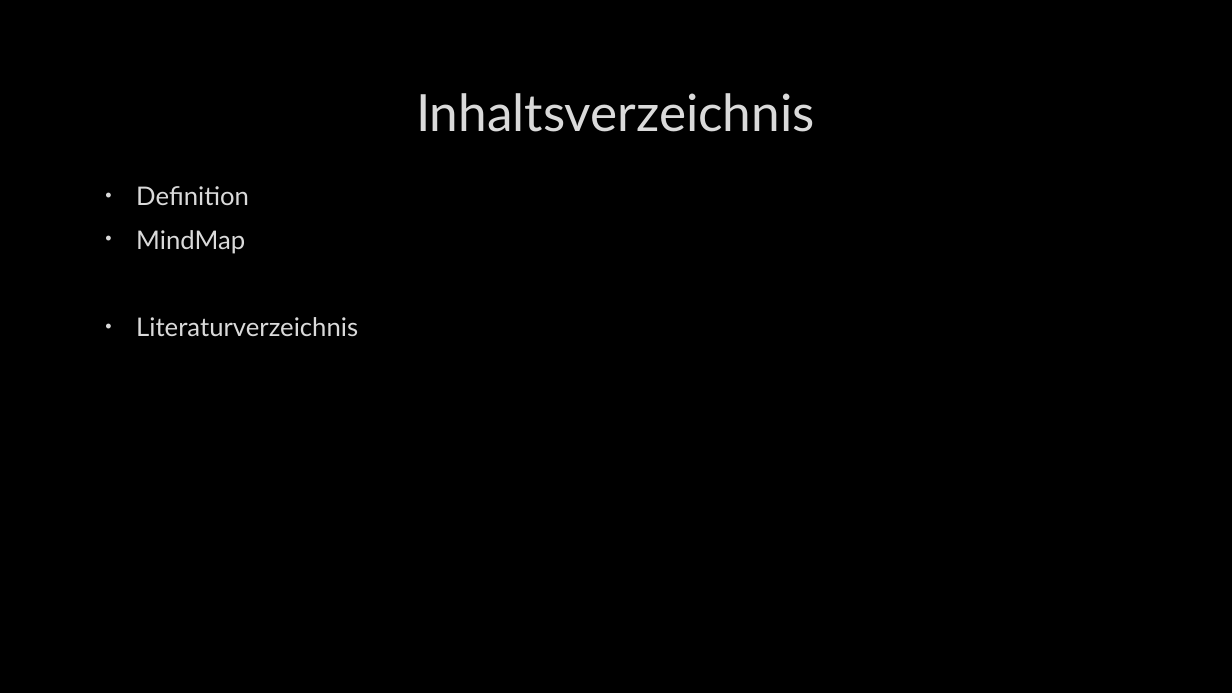
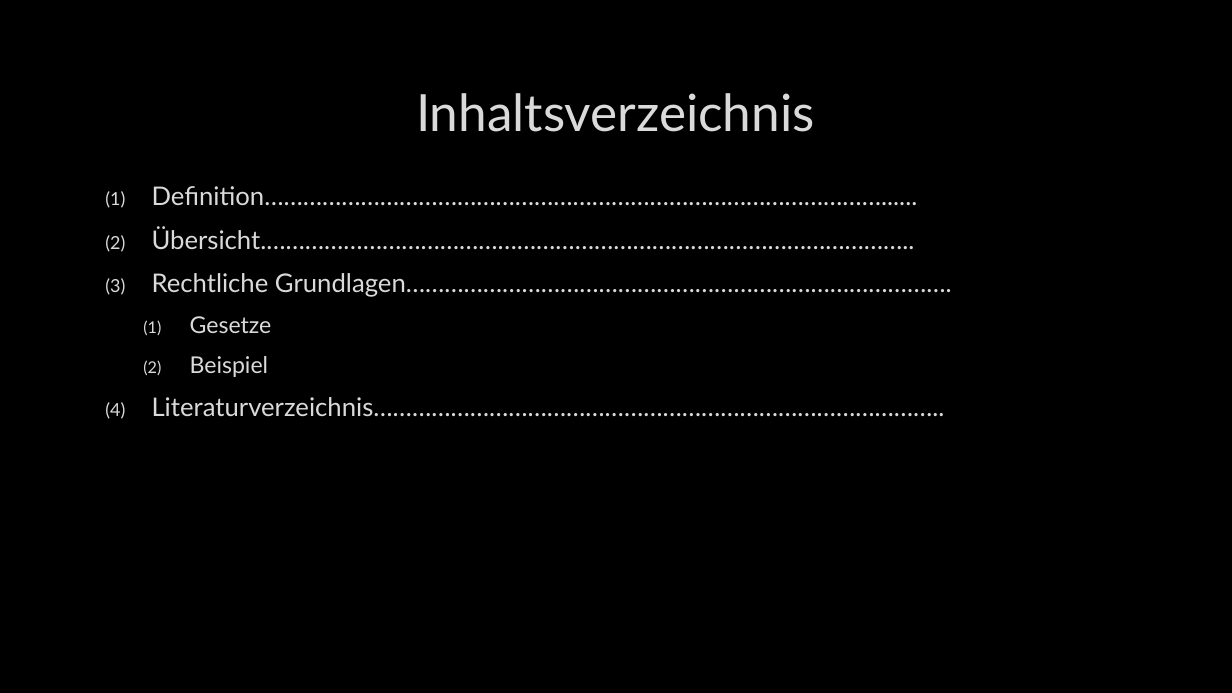
Before and after one commit to M4XB/OriginSchule, a slide deck: slide 2 of WGP/E-Commerce.pptx. Drawn at 1232x693 pixels with LibreOffice and Linux fonts; fonts in the diff are those of the drawing; background and template pictures are left out. Boxes give left, top, right and bottom in pixels: in the first picture for what was removed or moved away, otherwise in the second. Text is boxed around its words. In the diff, an @@ line names an element or a change of style, - is before the commit and + after.

```diff
--- a/WGP/E-Commerce.pptx
+++ b/WGP/E-Commerce.pptx
@@ text at [152,186,952,416]: text changed @@
-• Definition
-• MindMap
-• Literaturverzeichnis
+(1) Definition……………………………………………………………………………………......
+(2) Übersicht.………………………………………………………………………………………..
+(3) Rechtliche Grundlagen………………………………………………………………………….
+  (1) Gesetze
+  (2) Beispiel
+(4) Literaturverzeichnis……………………………………………………………………………..
```
Also in this commit, not shown: 2 other slides changed, 6 slides added, 3 slides removed, 6 other files.
